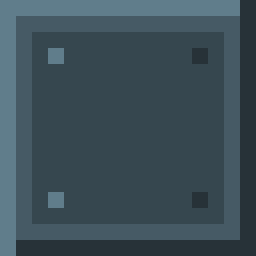
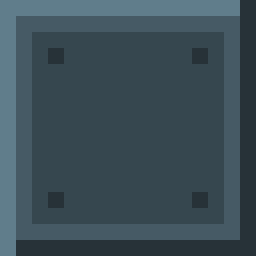
Layered file, before and after one edit (256x256). Changes by layer:
painted on "Floor" over bbox(48, 48, 64, 208)
